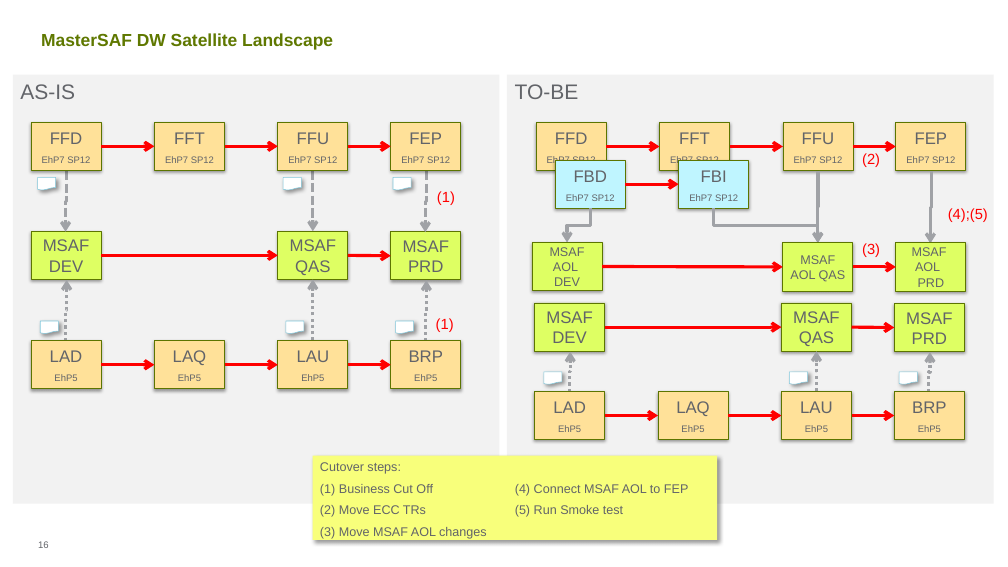
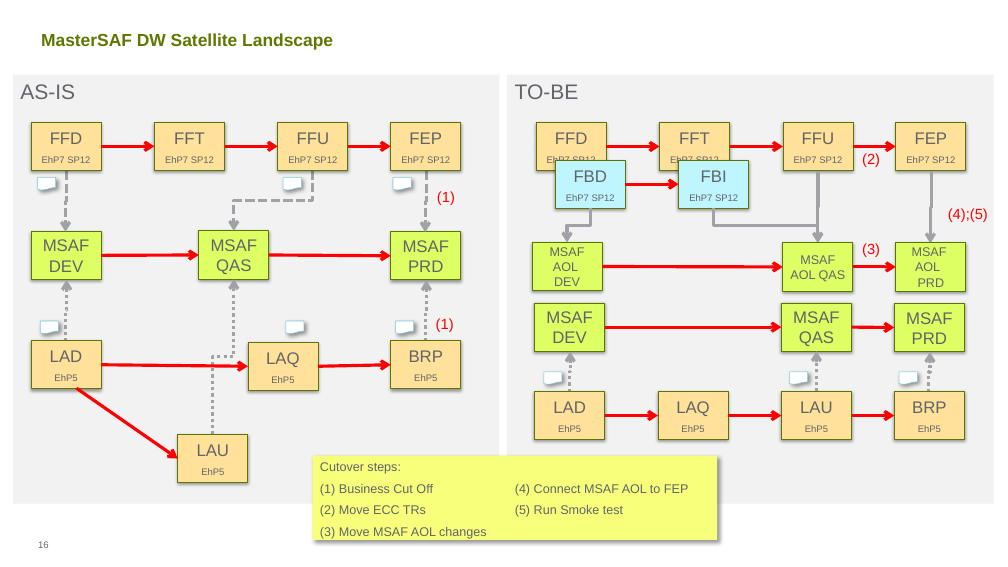
Before and after one commit to ldaher/syngenta-appmap, a slide deck: slide 16 of Satellite Status Report 20161107 vGC.PPTX. Drawn at 1008x567 pixels with LibreOffice and Linux fonts; fonts in the diff are those of the drawing; background and template pictures are left out. Boxes give left, top, right and bottom in pixels: in the first picture for what was removed or moved away, otherwise in the second. Text is boxed around its words. In the diff, an @@ line names an element or a change of style, - is before the commit and + after.

```diff
--- a/Satellite Status Report 20161107 vGC.PPTX
+++ b/Satellite Status Report 20161107 vGC.PPTX
@@ elbow arrow moved from (313, 170) - (313, 231) to (313, 170) - (234, 231) @@
@@ rectangle "MSAF QAS": place and size @@
-rectangle "MSAF QAS" at [278,231,348,280]
+rectangle "MSAF QAS" at [199,231,269,279]
@@ arrow moved from (101, 256) - (278, 256) to (101, 256) - (199, 255) @@
@@ arrow moved from (348, 256) - (391, 256) to (269, 255) - (391, 256) @@
@@ elbow arrow moved from (313, 341) - (313, 280) to (213, 435) - (234, 279) @@
@@ rectangle "LAQ": place and size @@
-rectangle "LAQ" at [154,341,225,389]
+rectangle "LAQ" at [248,343,318,391]
@@ arrow added from (76, 388) to (178, 459), #FF0000 3 pt @@
@@ arrow moved from (101, 365) - (154, 365) to (101, 365) - (248, 367) @@
@@ arrow removed from (225, 365) to (278, 365) @@
@@ arrow moved from (348, 365) - (391, 365) to (318, 367) - (391, 365) @@
@@ rectangle "LAU": place and size @@
-rectangle "LAU" at [278,341,348,389]
+rectangle "LAU" at [178,435,248,483]
```
Also in this commit, not shown: 2 other slides changed, 6 other files.
